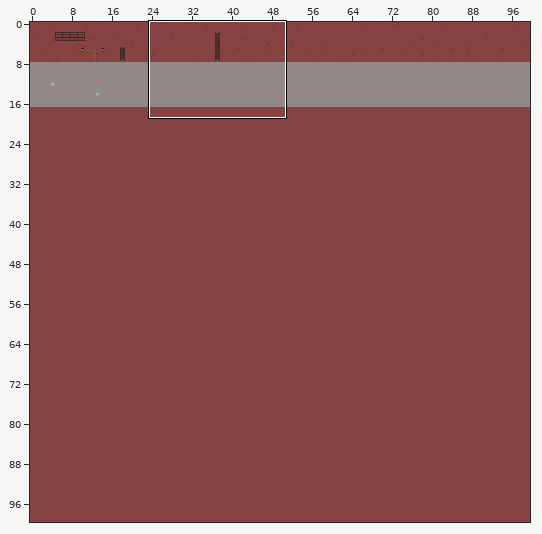
Level history. Tiled map: maps/ep1.tmx. Above, an overview of the earlier version with the close-up marked.
Close-up. As it was:
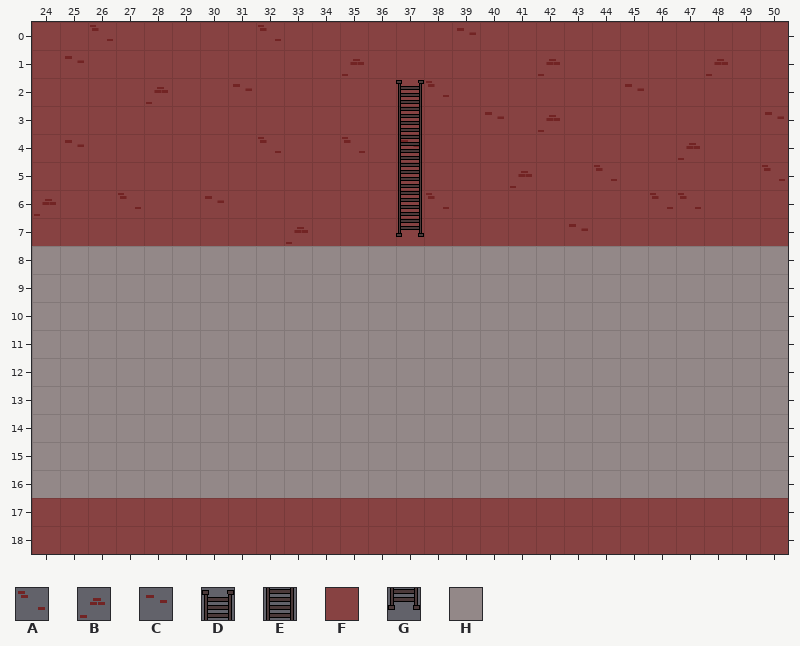
Cells are 32x32 px. Shown: x 24..50, y 0..18. The commit also changed other parts of the map, which this record leaves out.
Key: from "Alley": A 0, B 1, C 5, D 19, E 27, F 30, G 35, H 38.
_ is an empty cell, # one hidden under a higher layer.
Layers that did not change in this view are not listed.
Layer "Ground" before, first column x 24:
 5 FFFFFFFFFFFFFFFFFFFFFFFFFFF
 6 FFFFFFFFFFFFFFFFFFFFFFFFFFF
 7 FFFFFFFFFFFFFFFFFFFFFFFFFFF
 8 HHHHHHHHHHHHHHHHHHHHHHHHHHH
 9 HHHHHHHHHHHHHHHHHHHHHHHHHHH
10 HHHHHHHHHHHHHHHHHHHHHHHHHHH
11 HHHHHHHHHHHHHHHHHHHHHHHHHHH
12 HHHHHHHHHHHHHHHHHHHHHHHHHHH
13 HHHHHHHHHHHHHHHHHHHHHHHHHHH
14 HHHHHHHHHHHHHHHHHHHHHHHHHHH
15 HHHHHHHHHHHHHHHHHHHHHHHHHHH
16 HHHHHHHHHHHHHHHHHHHHHHHHHHH
17 FFFFFFFFFFFFFFFFFFFFFFFFFFF
18 FFFFFFFFFFFFFFFFFFFFFFFFFFF
Layer "Bricks" before, first column x 24:
 0 __A_____A______C___________
 1 _C_________B______B_____B__
 2 ____B__C______A______C_____
 3 ________________C_B_______C
 4 _C______A__A_C_________B___
 5 _________________B__A_____A
 6 B__A__C_______A_______AA___
 7 _________B_________C_______
 8 ___________________________
 9 ___________________________
10 ___________________________
Layer "WallsStuffs" before, first column x 24:
 0 ___________________________
 1 ___________________________
 2 _____________D_____________
 3 _____________E_____________
 4 _____________E_____________
 5 _____________E_____________
 6 _____________E_____________
 7 _____________G_____________
 8 ___________________________
 9 ___________________________
10 ___________________________
The same view after the edit:
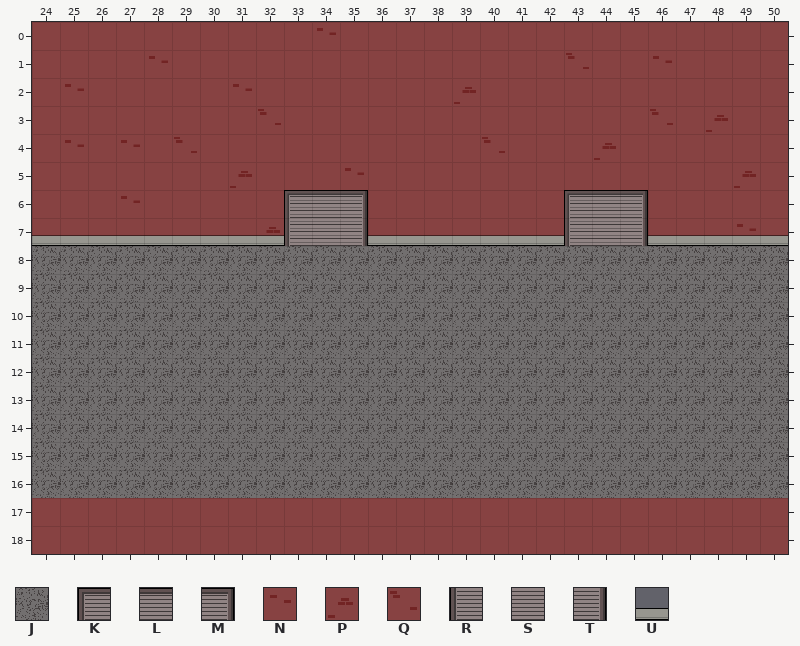
Further tiles: from "Ground": J 1; from "Wall": K 3, L 4, M 5, N 9, P 10, Q 11, R 12, S 13, T 14, U 22.
Tiles of an added or newly shown layer are drawn over the layers below it.
Difference:
Changed rows in their new state; . is an unchanged cell.
Layer "Ground":
first column x 24:
 8 JJJJJJJJJJJJJJJJJJJJJJJJJJJ
 9 JJJJJJJJJJJJJJJJJJJJJJJJJJJ
10 JJJJJJJJJJJJJJJJJJJJJJJJJJJ
11 JJJJJJJJJJJJJJJJJJJJJJJJJJJ
12 JJJJJJJJJJJJJJJJJJJJJJJJJJJ
13 JJJJJJJJJJJJJJJJJJJJJJJJJJJ
14 JJJJJJJJJJJJJJJJJJJJJJJJJJJ
15 JJJJJJJJJJJJJJJJJJJJJJJJJJJ
16 JJJJJJJJJJJJJJJJJJJJJJJJJJJ
Layer "Bricks":
first column x 24:
 0 .._....._.N...._...........
 1 ._..N......_......_...N._..
 2 .N.._........._......_.....
 3 ........Q......._._.....P._
 4 ...N.Q.._.._._........._...
 5 .......P...N....._.._....._
 6 _..N.._......._.......__...
 7 ..FF....P#........._.....N.
Layer "WallsStuffs":
first column x 24:
 2 ............._.............
 3 ............._.............
 4 ............._.............
 5 ............._.............
 6 ............._.............
 7 UUUUUUUUU...UUUUUUU...UUUUU
Layer "Ladder" (added):
first column x 33:
 1 ..........Q......
 2 ......P..........
 3 .............Q...
 4 .......Q...P.....
 5 ................P
 6 KLM.......KLM....
 7 RST.......RST....
